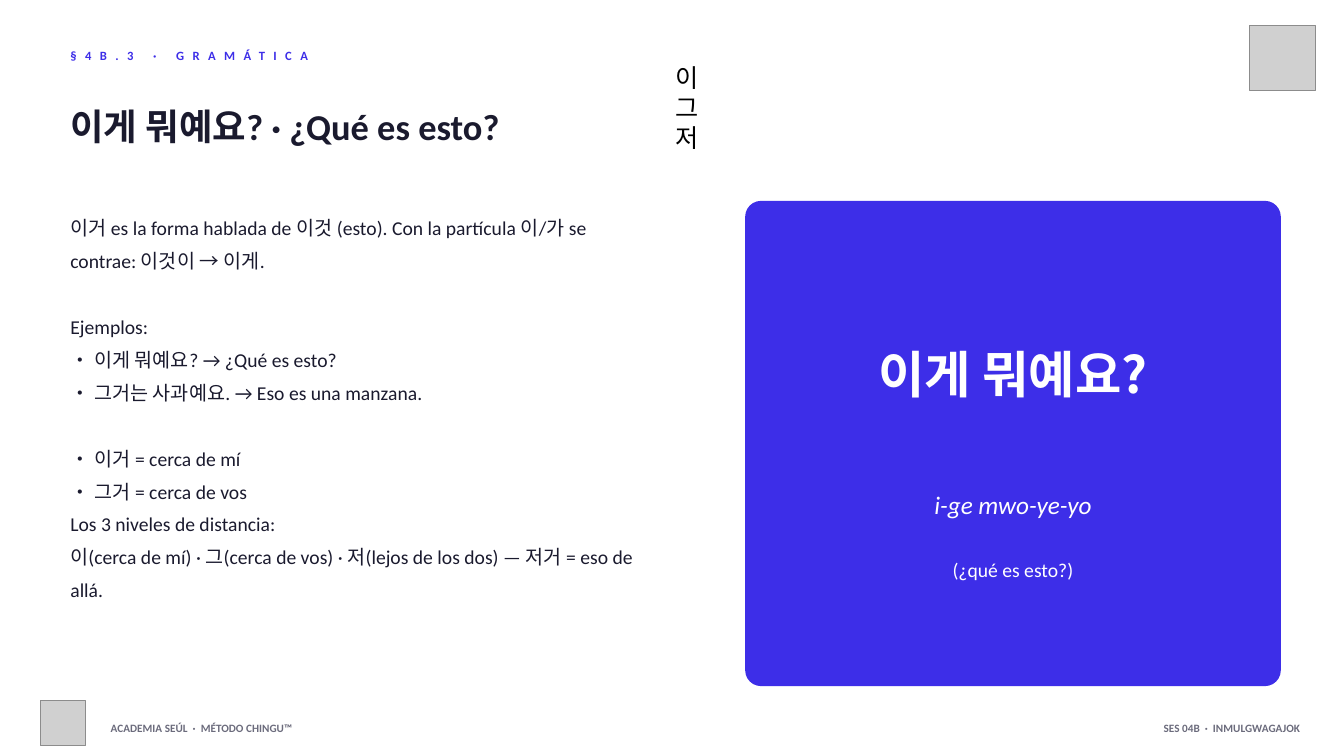
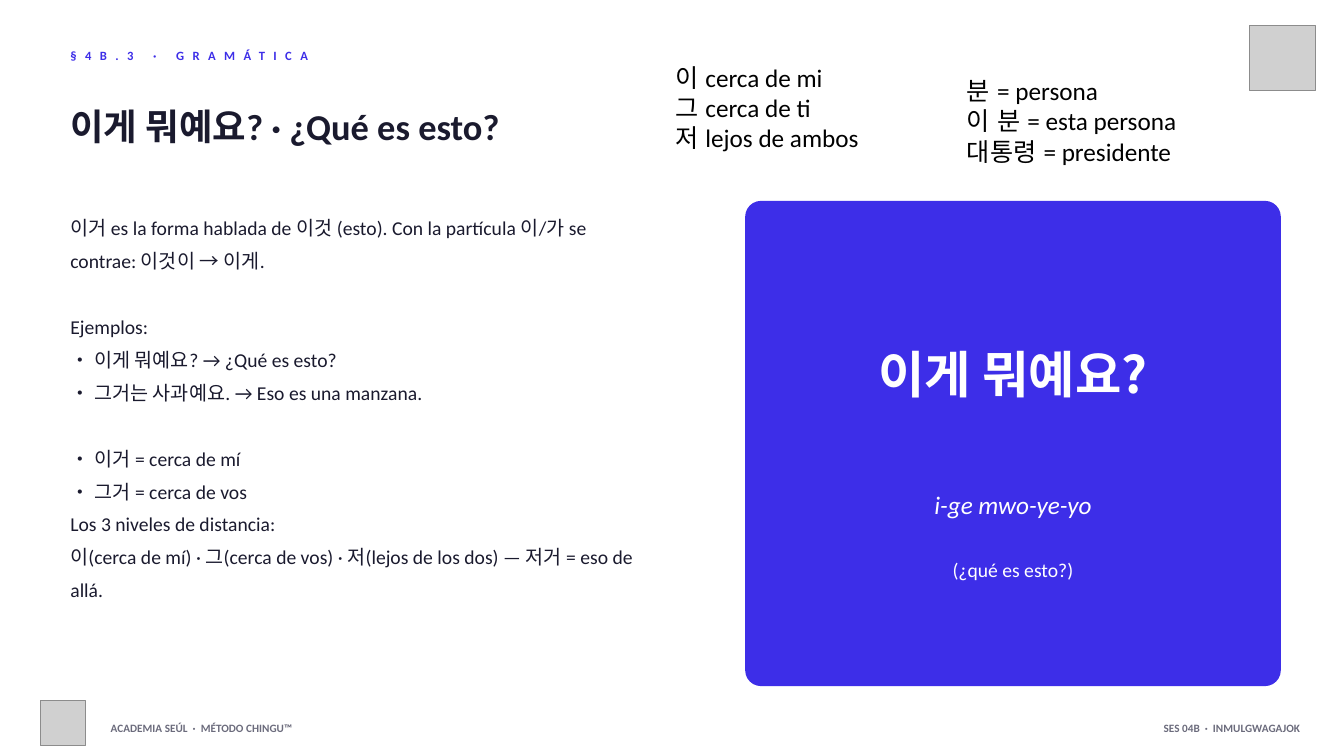
Before and after one commit to academiaseul/ACADEMIASEULWEB, a slide deck: slide 9 of A1_Nivel_1/04_Vida_Diaria/Sesion_04b_Personas_Familia.pptx (slide 7 before the commit). Drawn at 1344x756 pixels with LibreOffice and Linux fonts; fonts in the diff are those of the drawing; grey boxes stand for pictures. Boxes give left, top, right and bottom in pixels: in the first picture for what was removed or moved away, otherwise in the second. Text is boxed around its words. In the diff, an @@ line names an element or a change of style, - is before the commit and + after.

```diff
--- a/A1_Nivel_1/04_Vida_Diaria/Sesion_04b_Personas_Familia.pptx
+++ b/A1_Nivel_1/04_Vida_Diaria/Sesion_04b_Personas_Familia.pptx
@@ text at [675, 66, 859, 152]: text changed @@
-이
-그
-저
+이 cerca de mi
+그 cerca de ti
+저 lejos de ambos
@@ text added at [967, 80, 1177, 165], 18 pt, text #000000 @@
+분 = persona
+이 분 = esta persona
+대통령 = presidente
```
Also in this commit, not shown: 4 other slides changed, 3 slides added, 49 slides removed, 20 other files.
